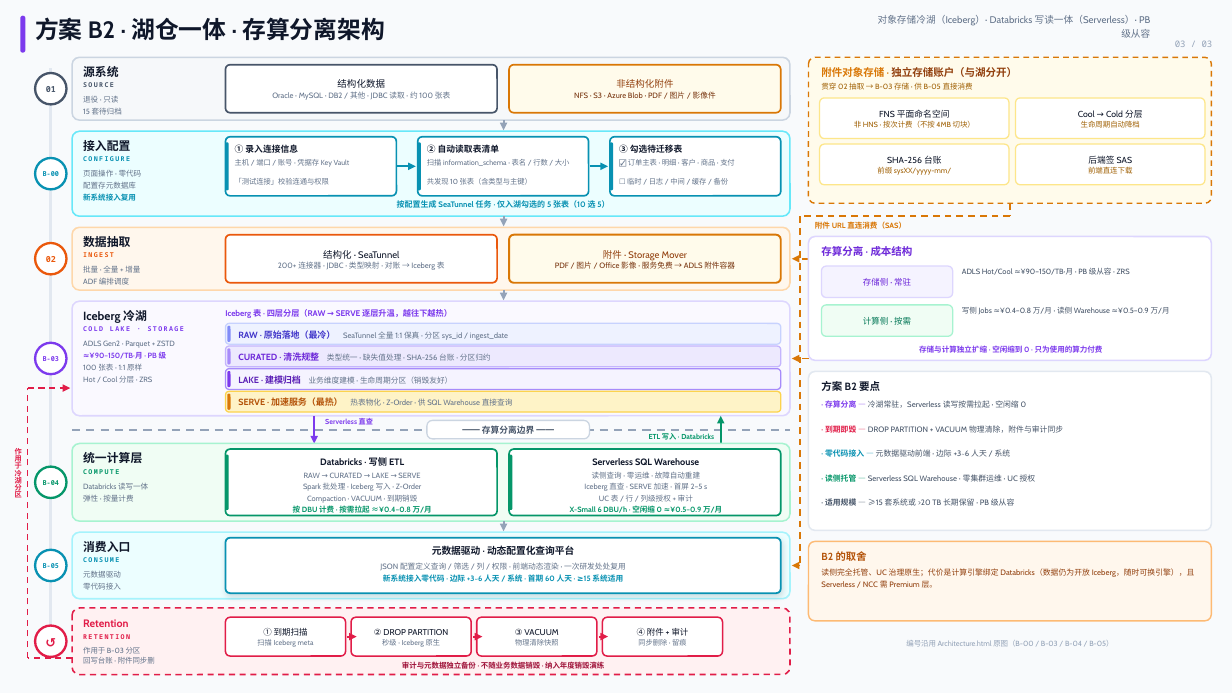
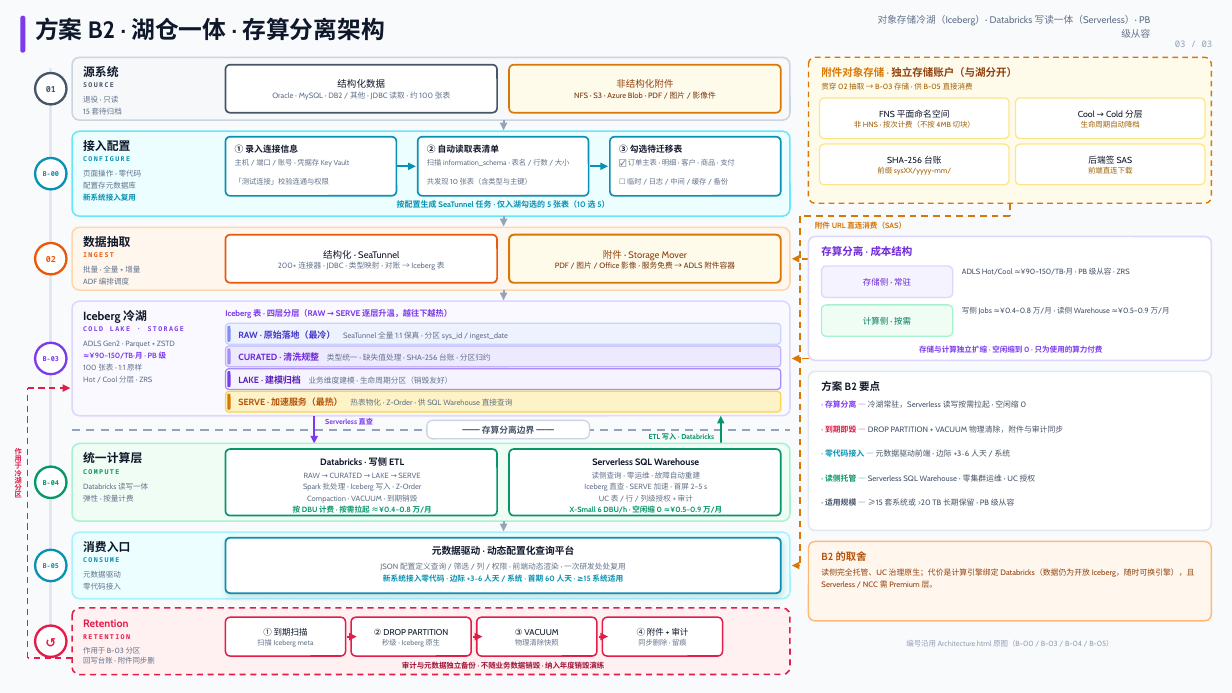
Before and after one commit to DoctoryJava/RimsDecommision, a slide deck: slide 4 of report/方案B_B2_架构图集.pptx. Drawn at 1232x693 pixels with LibreOffice and Linux fonts; fonts in the diff are those of the drawing. Boxes give left, top, right and bottom in pixels: in the first picture for what was removed or moved away, otherwise in the second. Text is boxed around its words. In the diff, an @@ line names an element or a change of style, - is before the commit and + after.

```diff
--- a/report/方案B_B2_架构图集.pptx
+++ b/report/方案B_B2_架构图集.pptx
@@ rounded rectangle removed at <box>226,142,229,190</box> @@
@@ rounded rectangle removed at <box>418,142,421,190</box> @@
@@ rounded rectangle removed at <box>610,142,614,190</box> @@
@@ rounded rectangle removed at <box>226,455,229,510</box> @@
@@ rounded rectangle removed at <box>509,455,513,510</box> @@
```
Also in this commit, not shown: 2 other slides changed, 1 other file.
